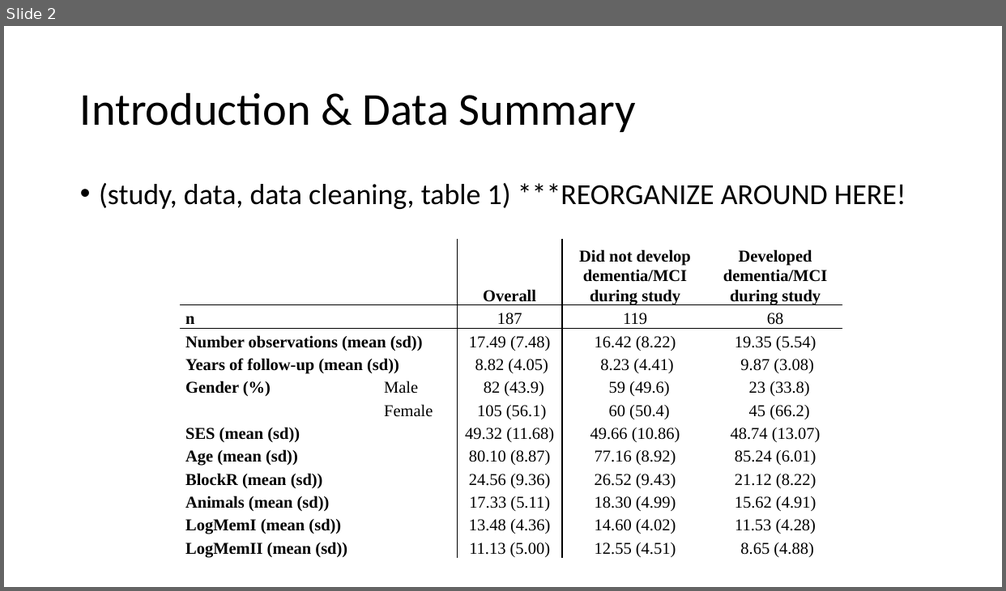
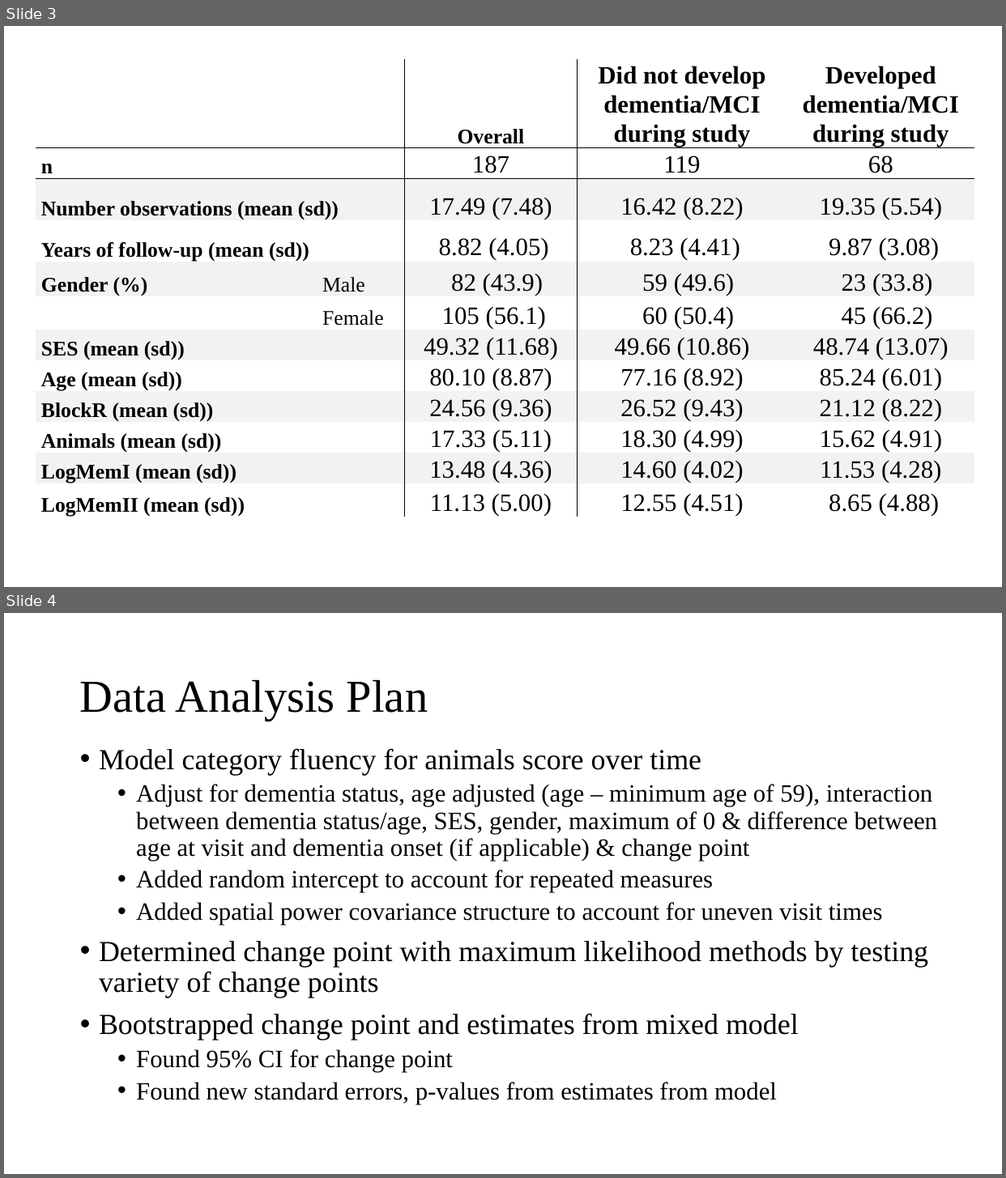
Before and after one commit to johnsra3/bios6623-johnsra3, a slide deck: Project3/Reports/Project 3 Final Presentation.pptx. Shown one above the other, each under a label of ours: slide 2 before the commit, slides 3 and 4 after it. The pictures are 1006x591 and 1006x1178 pixels, drawn with LibreOffice and Linux fonts; fonts in the diff are those of the drawing. Boxes give left, top, right and bottom in pixels: in the first picture for what was removed or moved away, otherwise in the second. Text is boxed around its words. In the diff, an @@ line names an element or a change of style, - is before the commit and + after.

Commit message:
Added results to presentation, updated tables in report

```diff
--- a/Project3/Reports/Project 3 Final Presentation.pptx
+++ b/Project3/Reports/Project 3 Final Presentation.pptx
@@ slide 4 added at (x1=4, y1=613, x2=1002, y2=1174), background #FFFFFF @@
@@ title added at (x1=80, y1=679, x2=428, y2=721), 44 pt, text #000000 @@
+Data Analysis Plan
@@ text added at (x1=99, y1=748, x2=938, y2=1105), 24 pt, text #000000 @@
+• Model category fluency for animals score over time
+  • Adjust for dementia status, age adjusted (age – minimum age of 59), interaction between dementia status/age, SES, gender, maximum of 0 & difference between age at visit and dementia onset (if applicable) & change point
+  • Added random intercept to account for repeated measures
+  • Added spatial power covariance structure to account for uneven visit times
+• Determined change point with maximum likelihood methods by testing variety of change points
+• Bootstrapped change point and estimates from mixed model
+  • Found 95% CI for change point
+  • Found new standard errors, p-values from estimates from model
@@ what was slide 2 is now slide 3 @@
@@ slide 3 changed as well @@
@@ table at (x1=36, y1=60, x2=975, y2=531) @@
+column 2:  |  |  |  |  |  |  |  |  |  |  | 
@@ table resized from (x1=180, y1=238, x2=842, y2=561) to (x1=36, y1=60, x2=975, y2=531) @@
@@ title removed at (x1=80, y1=92, x2=636, y2=132) @@
-Introduction & Data Summary
@@ text removed at (x1=99, y1=183, x2=906, y2=209) @@
-• (study, data, data cleaning, table 1) ***REORGANIZE AROUND HERE!
```
Also in this commit, not shown: 1 other slide changed, 3 other slides added, 4 slides removed, 11 other files.
